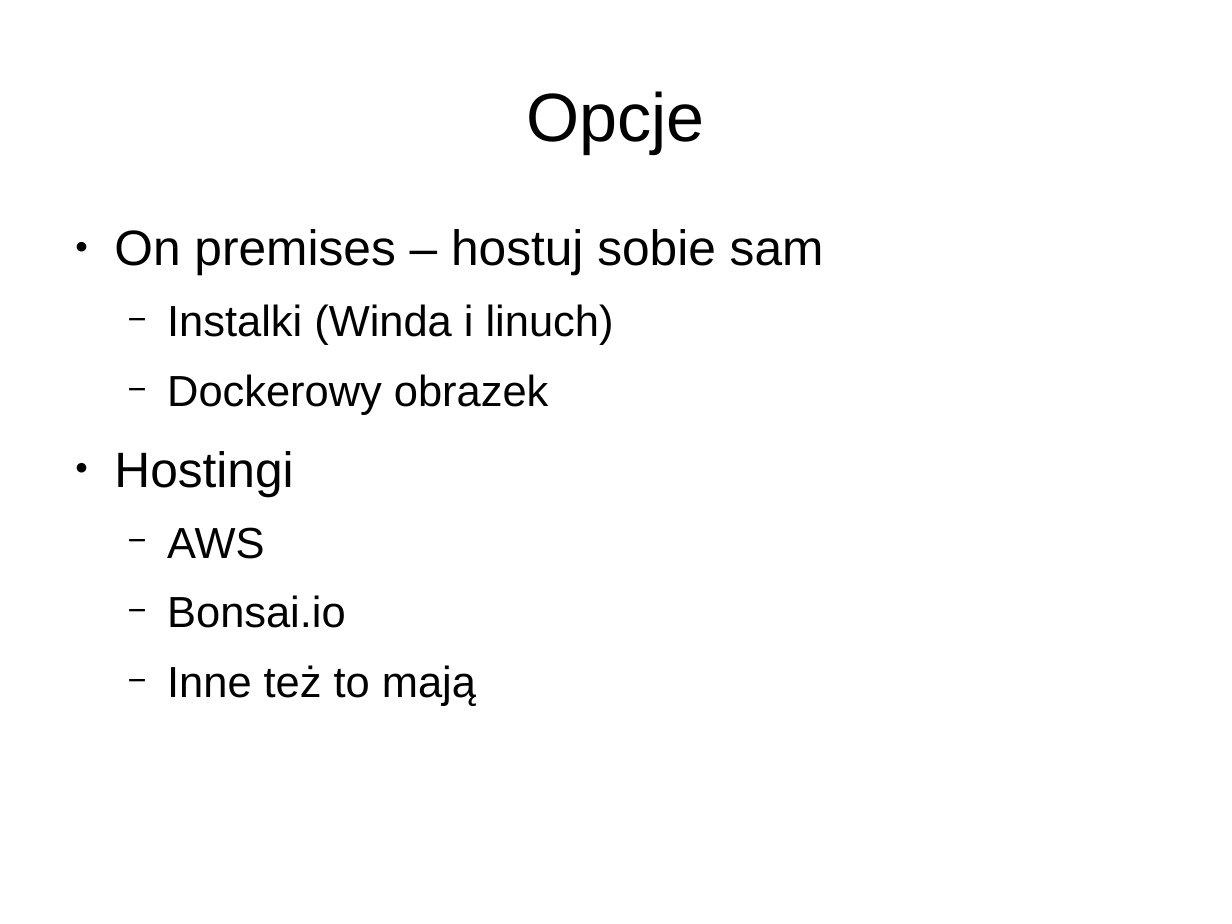
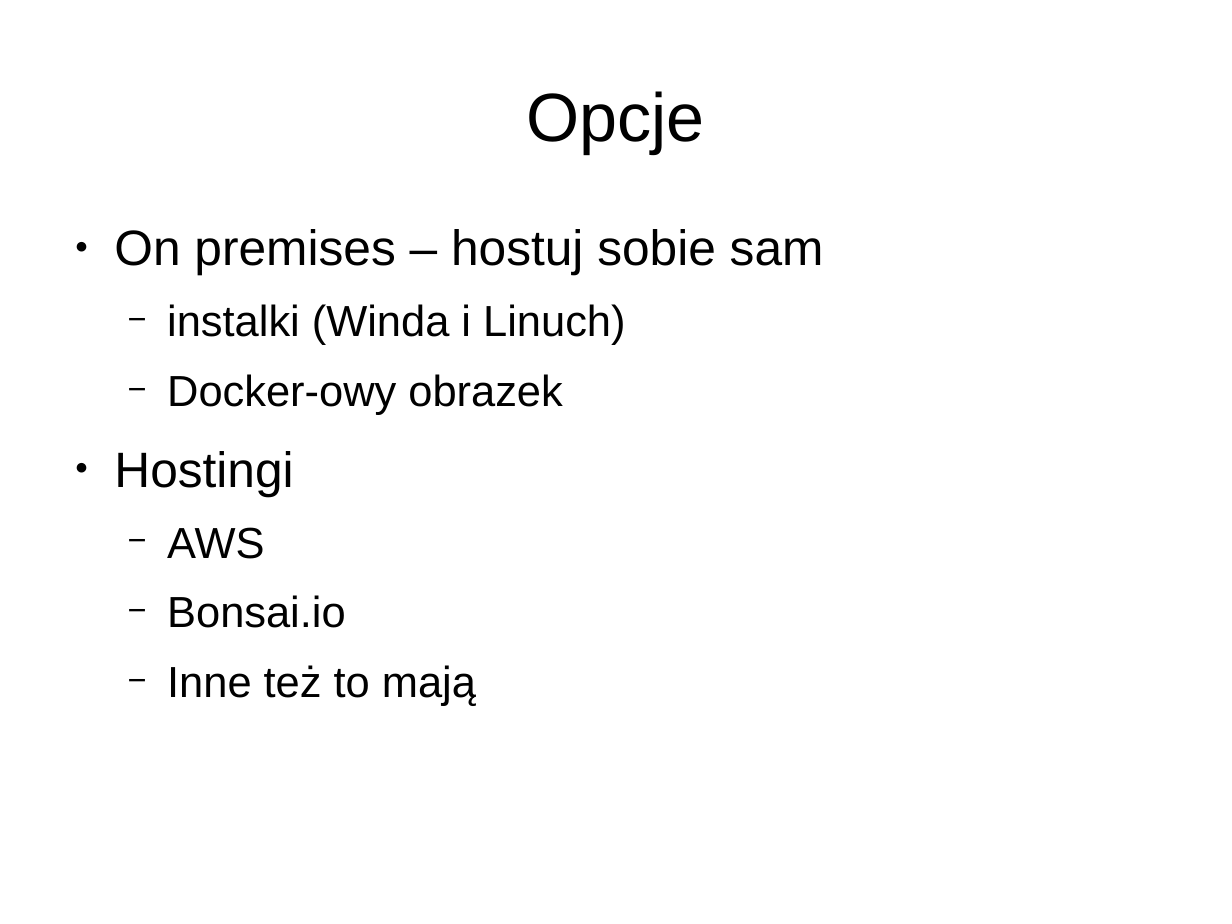
Before and after one commit to lukaszkuczynski/nieszukaj, a slide deck: slide 9 of znajduj.odp. Drawn at 1232x924 pixels with LibreOffice and Linux fonts; fonts in the diff are those of the drawing. Boxes give left, top, right and bottom in pixels: in the first picture for what was removed or moved away, otherwise in the second. Text is boxed around its words. In the diff, an @@ line names an element or a change of style, - is before the commit and + after.

```diff
--- a/znajduj.odp
+++ b/znajduj.odp
@@ text at box(167, 304, 625, 415): text changed @@
-  − Instalki (Winda i linuch)
-  − Dockerowy obrazek
+  − instalki (Winda i Linuch)
+  − Docker-owy obrazek
```
Also in this commit, not shown: 1 other slide changed, 4 slides added, 1 slide removed.
